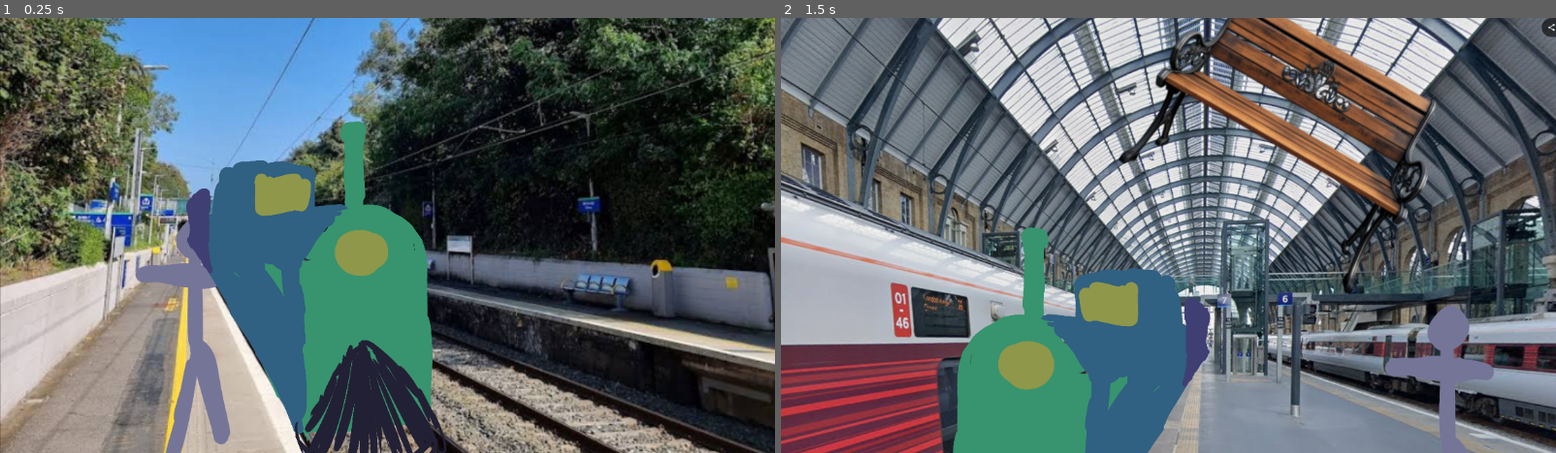
Above: before the commit, frames 1-2 (left to right).
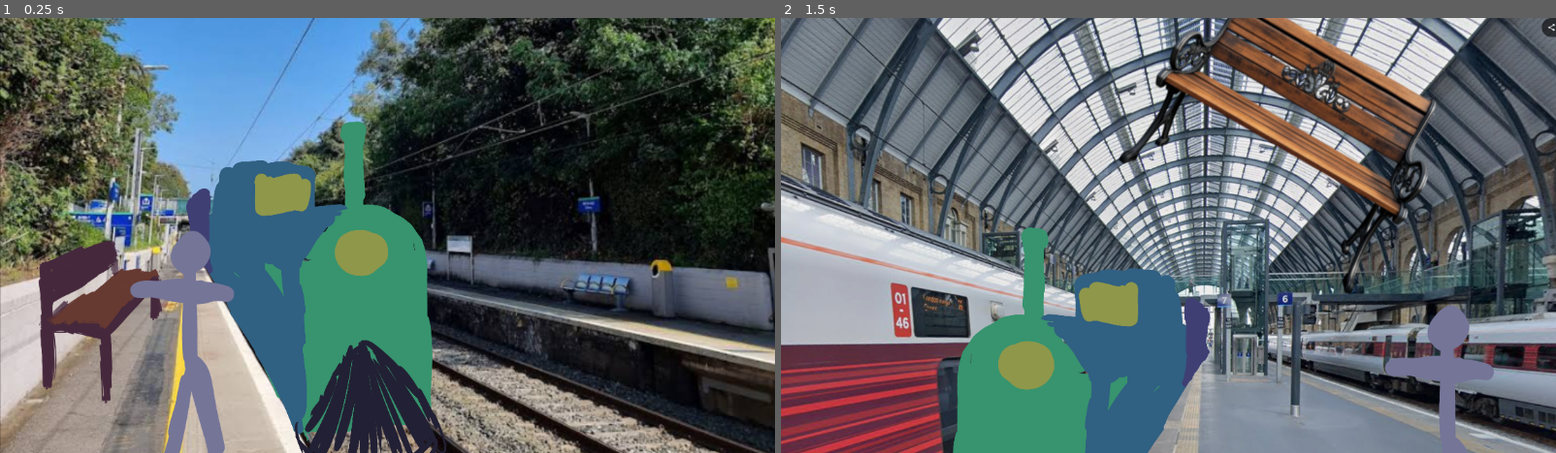
Above: after the commit, the same moments.

Repository: JCoMcL/ld59
Game: Godot game, scene res://root.tscn
The game is run twice, just before and just after one commit, with the same random seed, the same clock (stepped at 60 frames per second) and the same inputs.
Inputs (mouse positions are in pixels of both pictures, inside the frame that each line leads up to):
- Up to frame 1 (0.25 s): no input
- Up to frame 2 (1.5 s): tap Enter at 0.5 s; move the mouse to (1091, 287) at 0.52 s; click (1091, 287) at 0.67 s; tap Space at 1.25 s; move the mouse to (1455, 422) at 1.27 s; click (1455, 422) at 1.42 s

The runs differ from the first frame. In frame 1, 4.3% of the frame differs, in the area x 4-57%, y 42-100%; in frame 2, nothing differs.
Error before the commit: Attempt to call function 'get_child_count' in base 'null instance' on a null instance. (res://ui/dialogue_panel.gd:11)

Commit message:
first pass at dialogue

Diff:
--- a/characters/character.gd
+++ b/characters/character.gd
@@ -1,16 +1,23 @@
 extends TextureRect
 
-
-# Called when the node enters the scene tree for the first time.
-func _ready() -> void:
-	pass # Replace with function body.
+@export var speaker_color:Color
 
 
-# Called every frame. 'delta' is the elapsed time since the previous frame.
-func _process(delta: float) -> void:
-	pass
+func open_dialogue():
+	var p = Root.get_dialogue_panel(self)
+	p.speaker_color = speaker_color
+	await p.add_description_box(
+"A murky old man rests against a cold brick. His face reminds you of an every single alcoholic
+human misfortune you ever saw. His teeth are pereodically clinging on an empty bottle of
+cheap beer in a desperate attempt to extract a nostalgic flavor. It feels like the bottle
+sucks his life out."
+	).done_showing
+	await p.add_description_box(
+"A torn-off voice is reaching you through his mouth, the rest of his body appears almost immobile."
+	).done_showing
+	await p.add_speech_box("Ah, what did [i]you[/i] do").done_showing
+
 
 func _gui_input(ev: InputEvent):
 	if ev is InputEventMouseButton and ev.pressed:
-		print(get_node("%DialogueArea"))
-		%"DialogueArea".show_text("Hello there!!!!")
+		open_dialogue()
--- /dev/null
+++ b/panel.tscn
@@ -0,0 +1,5 @@
+[gd_scene format=3 uid="uid://fpu72xtwiavd"]
+
+[ext_resource type="PackedScene" uid="uid://y3ri0ivk8tb2" path="res://ui/textbox.tscn" id="1_y26ic"]
+
+[node name="Panel" unique_id=95958961 instance=ExtResource("1_y26ic")]
--- a/root.gd
+++ b/root.gd
@@ -22,6 +22,12 @@
 var timetable = generate_timetable()
 
 @onready var backdrop = $Background
+
+static func get_dialogue_panel(from: Node) -> DialoguePanel:
+	for c in get_root(from).get_children():
+		if c is DialoguePanel:
+			return c
+	return null
 
 static func get_root(from: Node) -> Root:
 	while from and from is not Root:
--- a/root.tscn
+++ b/root.tscn
@@ -2,7 +2,7 @@
 
 [ext_resource type="Script" uid="uid://xo1qhcuxhn47" path="res://root.gd" id="1_vvh5c"]
 [ext_resource type="PackedScene" uid="uid://bo8wpeovb82mm" path="res://stations/temp_station_1.tscn" id="2_28aoi"]
-[ext_resource type="Script" uid="uid://dmhx5kuub02rp" path="res://dialogue_panel.gd" id="3_jnlp7"]
+[ext_resource type="PackedScene" uid="uid://cpi2hvhc0scgm" path="res://ui/dialogue_area.tscn" id="3_vvh5c"]
 
 [node name="Root" type="Control" unique_id=226547074]
 layout_mode = 3
@@ -23,28 +23,7 @@
 grow_horizontal = 1
 grow_vertical = 1
 
-[node name="DialogueArea" type="Panel" parent="." unique_id=1804662132]
-unique_name_in_owner = true
-visible = false
+[node name="DialogueArea" parent="." unique_id=83460316 instance=ExtResource("3_vvh5c")]
 layout_mode = 1
-anchors_preset = 12
-anchor_top = 1.0
-anchor_right = 1.0
-anchor_bottom = 1.0
-offset_left = -0.0049743652
-offset_top = -201.0
-offset_right = -0.0048828125
-grow_horizontal = 2
-grow_vertical = 0
-size_flags_vertical = 3
-script = ExtResource("3_jnlp7")
-height = 201
-
-[node name="Label" type="RichTextLabel" parent="DialogueArea" unique_id=466716973]
-layout_mode = 1
-anchors_preset = 15
-anchor_right = 1.0
-anchor_bottom = 1.0
-grow_horizontal = 2
-grow_vertical = 2
-text = "Hello There"
+offset_left = -334.0
+offset_right = 0.0
--- a/stations/temp_station_1.tscn
+++ b/stations/temp_station_1.tscn
@@ -3,7 +3,9 @@
 [ext_resource type="Texture2D" uid="uid://b2pitm1dqf4m3" path="res://stations/station_1.png" id="1_bpsct"]
 [ext_resource type="Script" uid="uid://c23cgrmpjmrji" path="res://stations/background_image.gd" id="2_5l1d2"]
 [ext_resource type="Texture2D" uid="uid://ccv0tn0erryjl" path="res://stations/train.png" id="3_eys6e"]
+[ext_resource type="Texture2D" uid="uid://d2wx2v6jridfe" path="res://bench.png" id="3_xt3yd"]
 [ext_resource type="Script" uid="uid://bjcndfpxnymj" path="res://stations/train.gd" id="4_ni3nl"]
+[ext_resource type="Script" path="res://stations/bench.gd" id="4_oobug"]
 [ext_resource type="Texture2D" uid="uid://dn15g3n6bs88t" path="res://characters/character.png" id="4_rtb34"]
 [ext_resource type="Script" uid="uid://d01pck3eq7tgb" path="res://characters/character.gd" id="5_h7l33"]
 
@@ -19,6 +21,16 @@
 texture = ExtResource("1_bpsct")
 script = ExtResource("2_5l1d2")
 
+[node name="bench" type="TextureRect" parent="." unique_id=1258606337]
+layout_mode = 0
+offset_left = 57.856747
+offset_top = 440.05927
+offset_right = 706.35785
+offset_bottom = 1269.8721
+scale = Vector2(0.4964078, 0.4964078)
+texture = ExtResource("3_xt3yd")
+script = ExtResource("4_oobug")
+
 [node name="train" type="TextureRect" parent="." unique_id=626550440]
 layout_mode = 0
 offset_left = 344.1736
@@ -31,20 +43,11 @@
 
 [node name="Character" type="TextureRect" parent="." unique_id=1217429750]
 layout_mode = 0
-offset_left = 250.68593
-offset_top = 355.03232
-offset_right = 696.6859
-offset_bottom = 1119.0323
+offset_left = 238.84462
+offset_top = 388.6788
+offset_right = 684.8446
+offset_bottom = 1152.6788
 scale = Vector2(0.8537564, 0.8537564)
 texture = ExtResource("4_rtb34")
 script = ExtResource("5_h7l33")
-
-[node name="bench" type="TextureRect" parent="." unique_id=1258606337]
-layout_mode = 0
-offset_left = 344.1736
-offset_top = 170.6033
-offset_right = 1696.1736
-offset_bottom = 1900.6033
-scale = Vector2(0.4964078, 0.4964078)
-texture = ExtResource("3_eys6e")
-script = ExtResource("4_ni3nl")
+speaker_color = Color(0.23030767, 0.69813985, 0.59408265, 1)
--- /dev/null
+++ b/tools/cumer.gd
@@ -0,0 +1,29 @@
+extends Object
+class_name Cumer
+
+var f: Callable
+var t: float
+var i: int
+var accum: float
+
+func tally():
+	i+= 1
+
+func _init(rate: float, callback: Callable = tally):
+	assert(rate > 0)
+	t = 1.0/rate
+	f = callback
+
+func reset():
+	accum = 0
+
+func add(delta: float):
+	accum += delta
+	while accum > t:
+		accum -= t
+		f.call()
+
+func cycles_accumulated() -> int:
+	var _i = i
+	i = 0
+	return _i
--- a/ui/dialogue_area.tscn
+++ b/ui/dialogue_area.tscn
@@ -3,16 +3,18 @@
 [ext_resource type="Script" uid="uid://dmhx5kuub02rp" path="res://ui/dialogue_panel.gd" id="1_nn4bx"]
 
 [node name="DialogueArea" type="Control" unique_id=83460316]
+visible = false
 layout_mode = 3
 anchors_preset = 11
 anchor_left = 1.0
 anchor_right = 1.0
 anchor_bottom = 1.0
-offset_left = 1378.0
-offset_right = 1712.0
+offset_left = -348.0
+offset_right = -14.0
 grow_horizontal = 0
 grow_vertical = 2
 size_flags_vertical = 3
+mouse_filter = 2
 script = ExtResource("1_nn4bx")
 width = 334
 
@@ -23,8 +25,10 @@
 anchor_bottom = 1.0
 grow_horizontal = 2
 grow_vertical = 2
+mouse_filter = 2
 
 [node name="VBoxContainer" type="VBoxContainer" parent="ScrollContainer" unique_id=2077966980]
 layout_mode = 2
 size_flags_horizontal = 3
 size_flags_vertical = 3
+mouse_filter = 2
--- a/ui/dialogue_panel.gd
+++ b/ui/dialogue_panel.gd
@@ -1,10 +1,14 @@
 @tool
+class_name DialoguePanel
 extends Control
 
 @export var width = 200
 @export var width_ratio = 0.4
+@export var speaker_color: Color = Color.WHITE
 
 @onready var timeline = $"ScrollContainer/VBoxContainer"
+
+signal response(code)
 
 # Called when the node enters the scene tree for the first time.
 func _ready() -> void:
@@ -16,12 +20,18 @@
 	size.x = min(width, get_parent().size.x * width_ratio)
 	position.x = get_parent().size.x - size.x
 
-func show_text(s:String):
+const textbox_scn = preload("res://ui/textbox.tscn")
+func add_box(s:String) -> TextBox:
 	visible = true
-	$Label.text = s
+	var tbox = textbox_scn.instantiate()
+	timeline.add_child(tbox)
+	tbox.text = s
+	return tbox
 
-const textbox_scn = preload("res://ui/textbox.tscn")
-func add_description_box(s:String):
-	var tbox = textbox_scn.instantiate()
-	tbox.text = "[i]%s[/i]" % s
-	timeline.add_child(tbox)
+func add_description_box(s:String) ->TextBox:
+	s = "[i]%s[/i]" % s
+	return add_box(s)
+
+func add_speech_box(s:String) -> TextBox:
+	s ="[color=#%s]%s[/color]" % [speaker_color.to_html(), s]
+	return add_box(s)
--- a/ui/textbox.gd
+++ b/ui/textbox.gd
@@ -1,23 +1,32 @@
 @tool
+class_name TextBox
 extends Control
+
+signal done_showing
 
 @export var text:String:
 	set(s):
 		text=s
-		if is_node_ready():
-			get_label().text = s
-	get():
-		return get_label().text
+		if not is_node_ready():
+			await ready
+		get_label().text = s
+		get_label().visible_characters = 0
 
 func get_label()->RichTextLabel:
 	return get_child(0).get_child(0)
-# Called when the node enters the scene tree for the first time.
+
+var text_reveal_cumer = Cumer.new(40)
 func _ready() -> void:
-	pass # Replace with function body.
+	text=text
+
+func _process(delta: float) -> void:
+	if get_label().visible_characters < text.length():
+		text_reveal_cumer.add(delta)
+		get_label().visible_characters = text_reveal_cumer.i
+		if get_label().visible_characters >= text.length():
+			done_showing.emit()
 
 
-# Called every frame. 'delta' is the elapsed time since the previous frame.
-func _process(delta: float) -> void:
 	var n = get_label()
 	if n is RichTextLabel:
 		custom_minimum_size.y = n.size.y
Binary file added: bench.png
Not shown, added: bench.png.import
Not shown, added: tools/cumer.gd.uid
